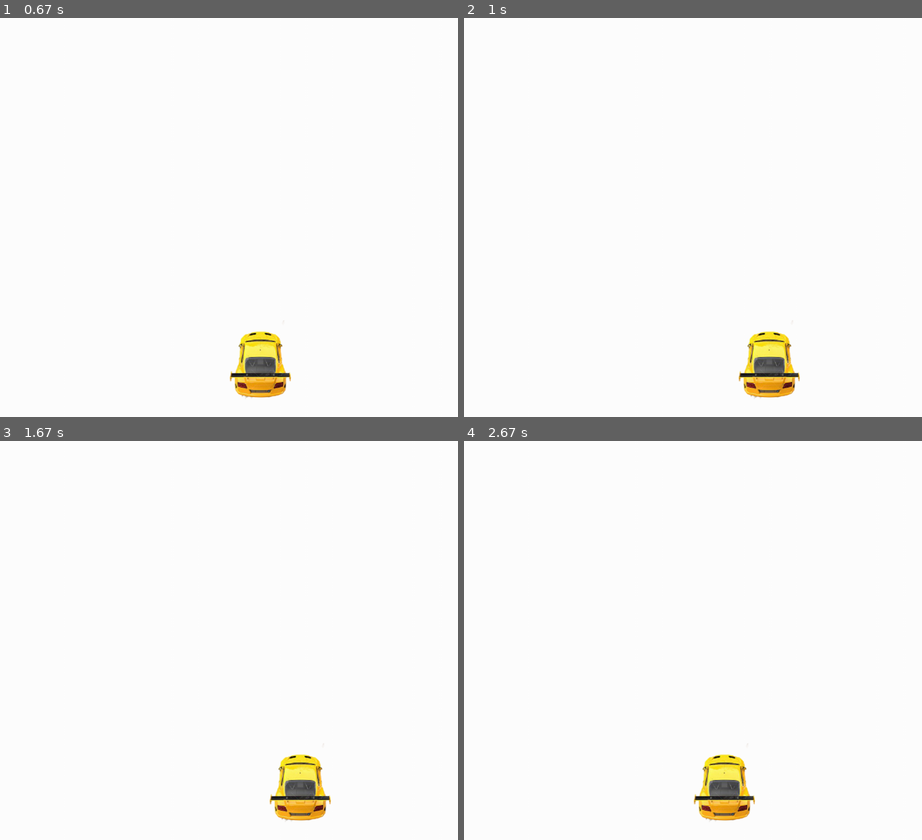
Above: before the commit, frames 1-4 (two rows, left to right).
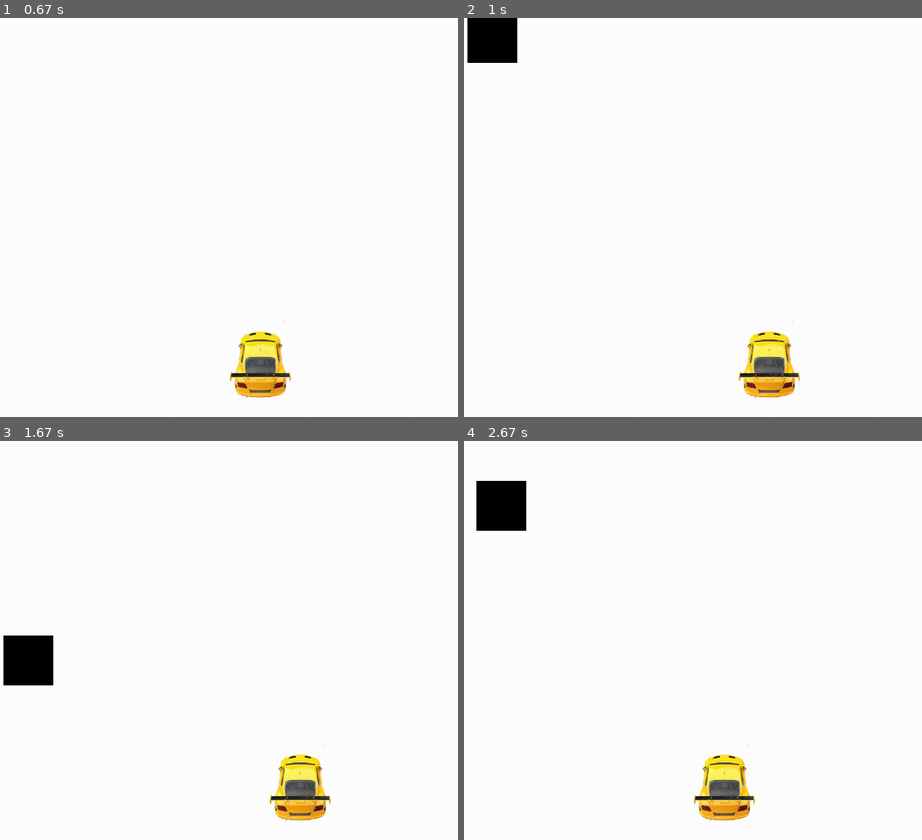
Above: after the commit, the same moments.

Repository: aryamanak10/100-Days-of-ML
Game: pygame game, started from Week 2 - Game Development - PyGame/Game.py
The game is run twice, just before and just after one commit, with the same random seed, the same clock (stepped at 60 frames per second) and the same inputs.
Inputs:
- Up to frame 1 (0.67 s): hold Right from 0.33 s (still down)
- Up to frame 2 (1 s): release Right at 0.8 s; hold Right from 0.83 s (still down)
- Up to frame 3 (1.67 s): release Right at 1.3 s; hold Left from 1.33 s (still down)
- Up to frame 4 (2.67 s): release Left at 1.87 s; hold Left 1.9-2.3 s; hold Right from 2.33 s (still down)

Frame 1 is identical in both runs. In frame 2, 1.2% of the frame differs, in the area x 0-12%, y 0-12%; in frame 3, 1.4%, in the area x 0-12%, y 48-62%; in frame 4, 1.4%.

Commit message:
Adding and Moving the Obstacles

Diff:
--- a/Week 2 - Game Development - PyGame/Game.py
+++ b/Week 2 - Game Development - PyGame/Game.py
@@ -1,5 +1,6 @@
 import pygame
 import time
+import random
 
 pygame.init()
 
@@ -16,6 +17,9 @@
 
 clock = pygame.time.Clock()
 carImg = pygame.image.load('Week 2 - Game Development - PyGame\Car.png')
+
+def things(thingx, thingy, thingw, thingh, color):
+    pygame.draw.rect(gameDisplay, color, [thingx, thingy, thingw, thingh])
 
 def car(x,y):
     gameDisplay.blit(carImg, (x,y))
@@ -45,6 +49,12 @@
 
     x_change = 0
 
+    thing_startx = random.randrange(0, display_width)
+    thing_starty = -600
+    thing_speed = 10
+    thing_width = 100
+    thing_height = 100
+
     gameExit = False
 
     while not gameExit:
@@ -65,10 +75,18 @@
         x += x_change
 
         gameDisplay.fill(white)
+
+        things(thing_startx, thing_starty, thing_width, thing_height, black)
+        thing_starty += thing_speed
+
         car(x,y)
 
         if x > display_width - car_width or x < 0:
             crash()
+
+        if thing_starty > display_height:
+            thing_starty = 0 - thing_height
+            thing_startx = random.randrange(0, display_width)
 
         pygame.display.update()
         clock.tick(60)
